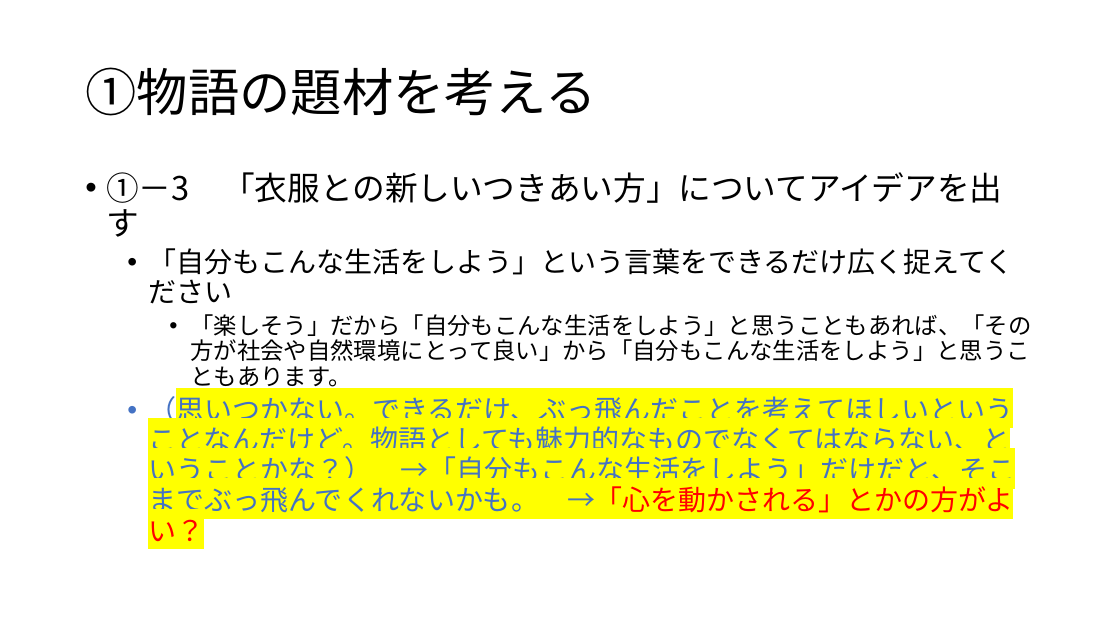
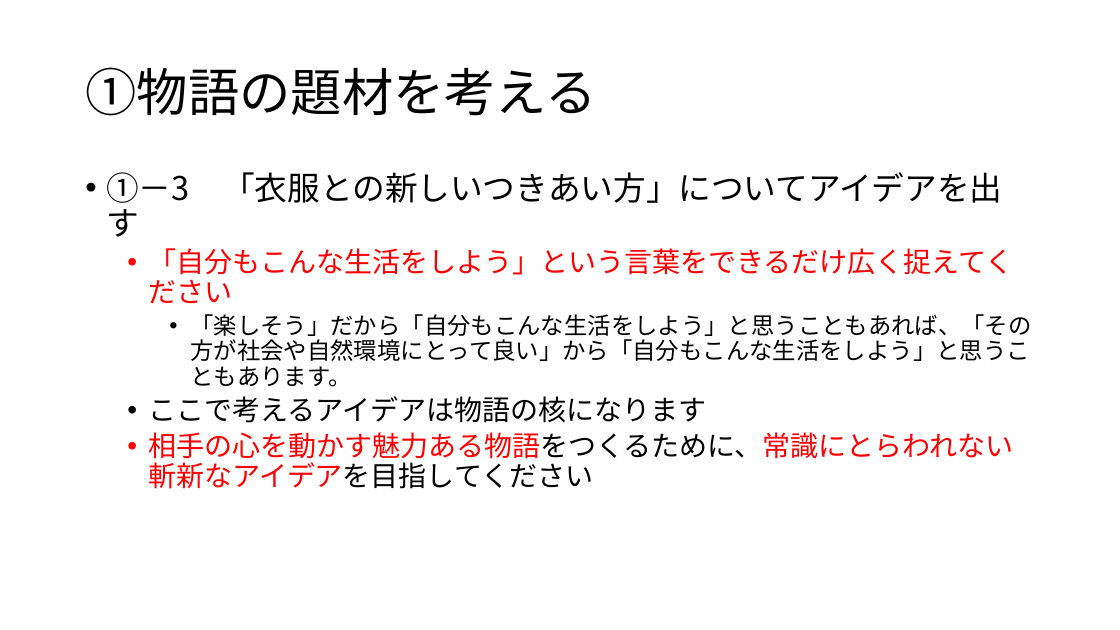
Before and after one commit to oyamadashin/remote, a slide deck: slide 6 of ゲーミングに使うあれこれ/プレイヤーへの指示/E2_物語のつくり方.pptx. Drawn at 1120x630 pixels with LibreOffice and Linux fonts; fonts in the diff are those of the drawing. Boxes give left, top, right and bottom in pixels: in the first picture for what was removed or moved away, otherwise in the second. Text is boxed around its words. In the diff, an @@ line names an element or a change of style, - is before the commit and + after.

```diff
--- a/ゲーミングに使うあれこれ/プレイヤーへの指示/E2_物語のつくり方.pptx
+++ b/ゲーミングに使うあれこれ/プレイヤーへの指示/E2_物語のつくり方.pptx
@@ text at bbox=[148, 248, 1013, 304]: text colour #000000 to #FF0000 in "「自分もこんな生活をしよう」という言葉をできるだけ広く捉えてください" @@
@@ text at bbox=[148, 396, 1013, 489]: text changed; text colour #4472C4 to #000000 @@
-  • （思いつかない。できるだけ、ぶっ飛んだことを考えてほしいということなんだけど。物語としても魅力的なものでなくてはならない、ということかな？） →「自分もこんな生活をしよう」だけだと、そこまでぶっ飛んでくれないかも。 →「心を動かされる」とかの方がよい？
+  • ここで考えるアイデアは物語の核になります
+  • 相手の心を動かす魅力ある物語をつくるために、常識にとらわれない斬新なアイデアを目指してください
```
Also in this commit, not shown: 10 other slides changed, 1 slide added, 6 other files.
